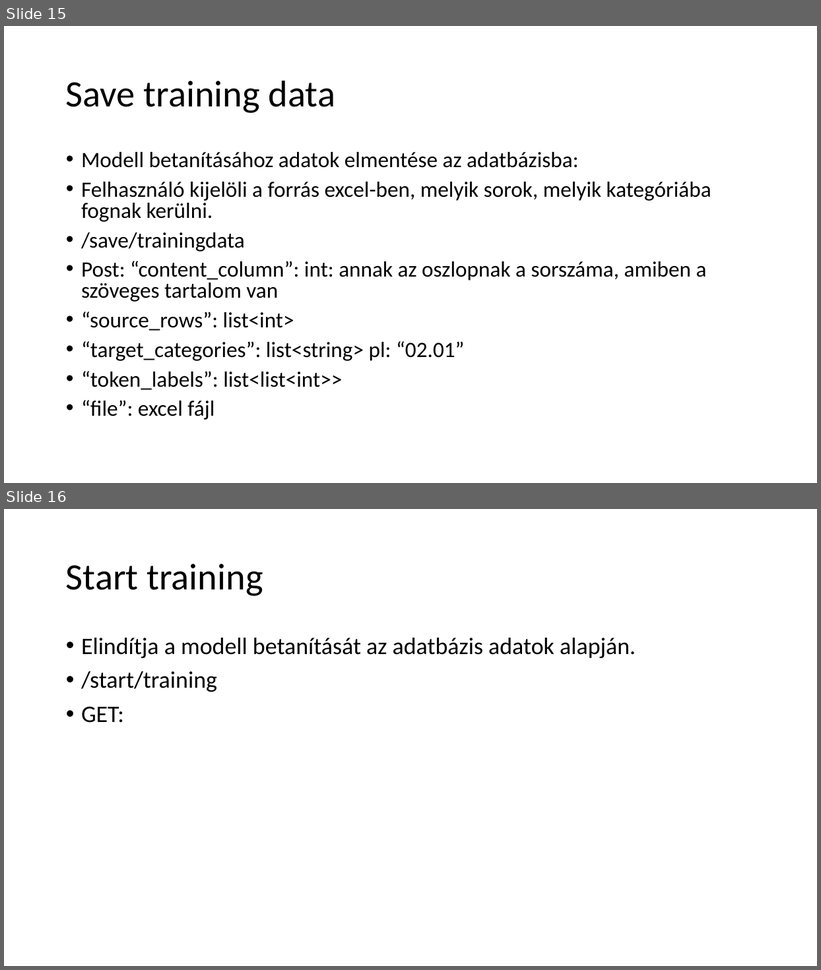
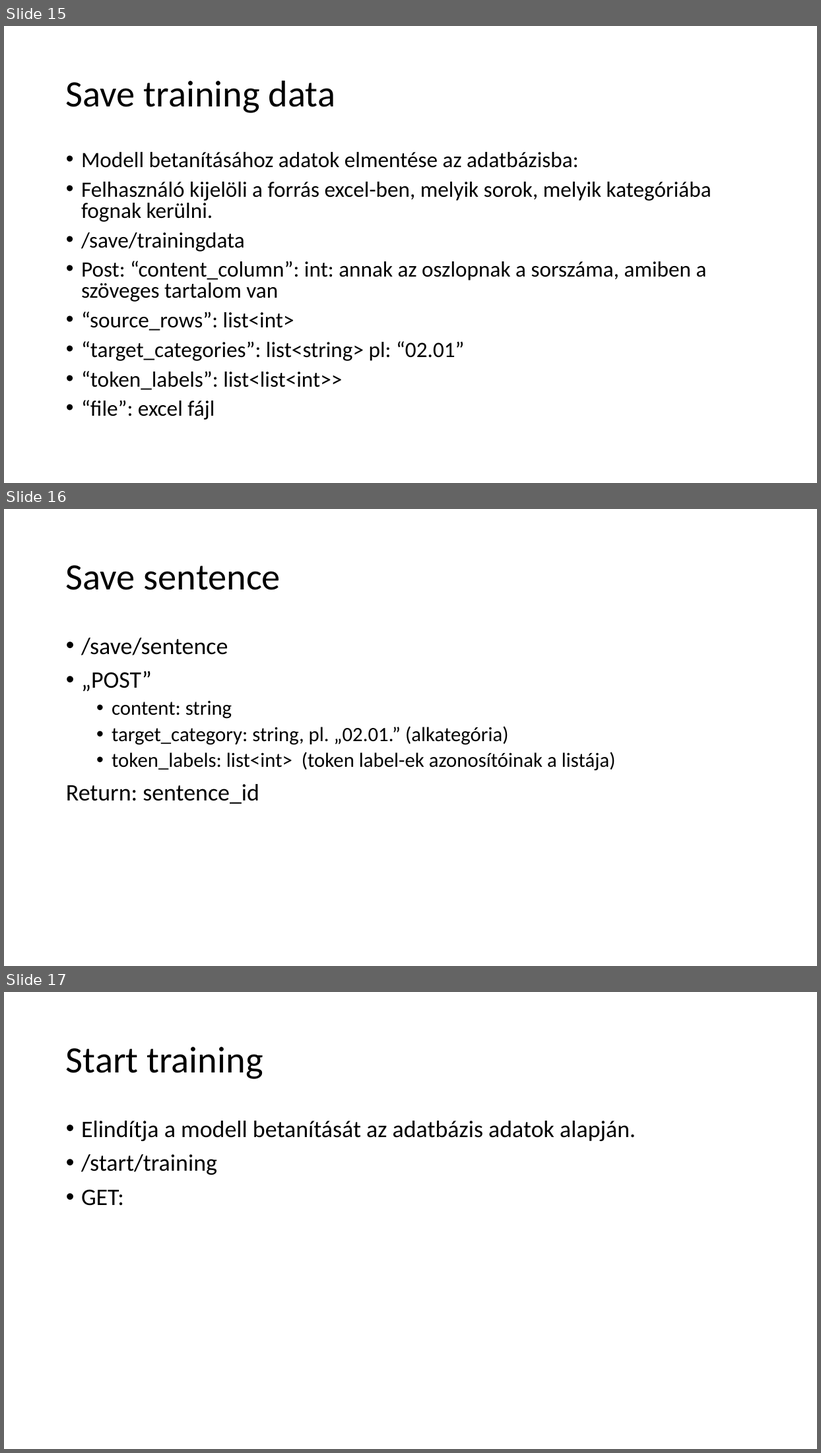
Before and after one commit to ejanos/strabag, a slide deck: python WebAPI.ppt. Shown one above the other, each under a label of ours: slides 15 and 16 before the commit, slides 15, 16 and 17 after it. The pictures are 821x970 and 821x1453 pixels, drawn with LibreOffice and Linux fonts; fonts in the diff are those of the drawing. Boxes give left, top, right and bottom in pixels: in the first picture for what was removed or moved away, otherwise in the second. Text is boxed around its words. In the diff, an @@ line names an element or a change of style, - is before the commit and + after.

Commit message:
save sentence endpoint

```diff
--- a/python WebAPI.ppt
+++ b/python WebAPI.ppt
@@ slide 16 added at <box>4,509,817,966</box>, background #FFFFFF @@
@@ title added at <box>66,565,281,590</box>, 44 pt, text #000000 @@
+Save sentence
@@ text added at <box>66,638,616,804</box>, 24 pt, text #000000 @@
+• /save/sentence
+• „POST”
+  • content: string
+  • target_category: string, pl. „02.01.” (alkategória)
+  • token_labels: list<int> (token label-ek azonosítóinak a listája)
+Return: sentence_id
@@ what was slide 16 is now slide 17 @@
```
Also in this commit, not shown: 5 other files.
